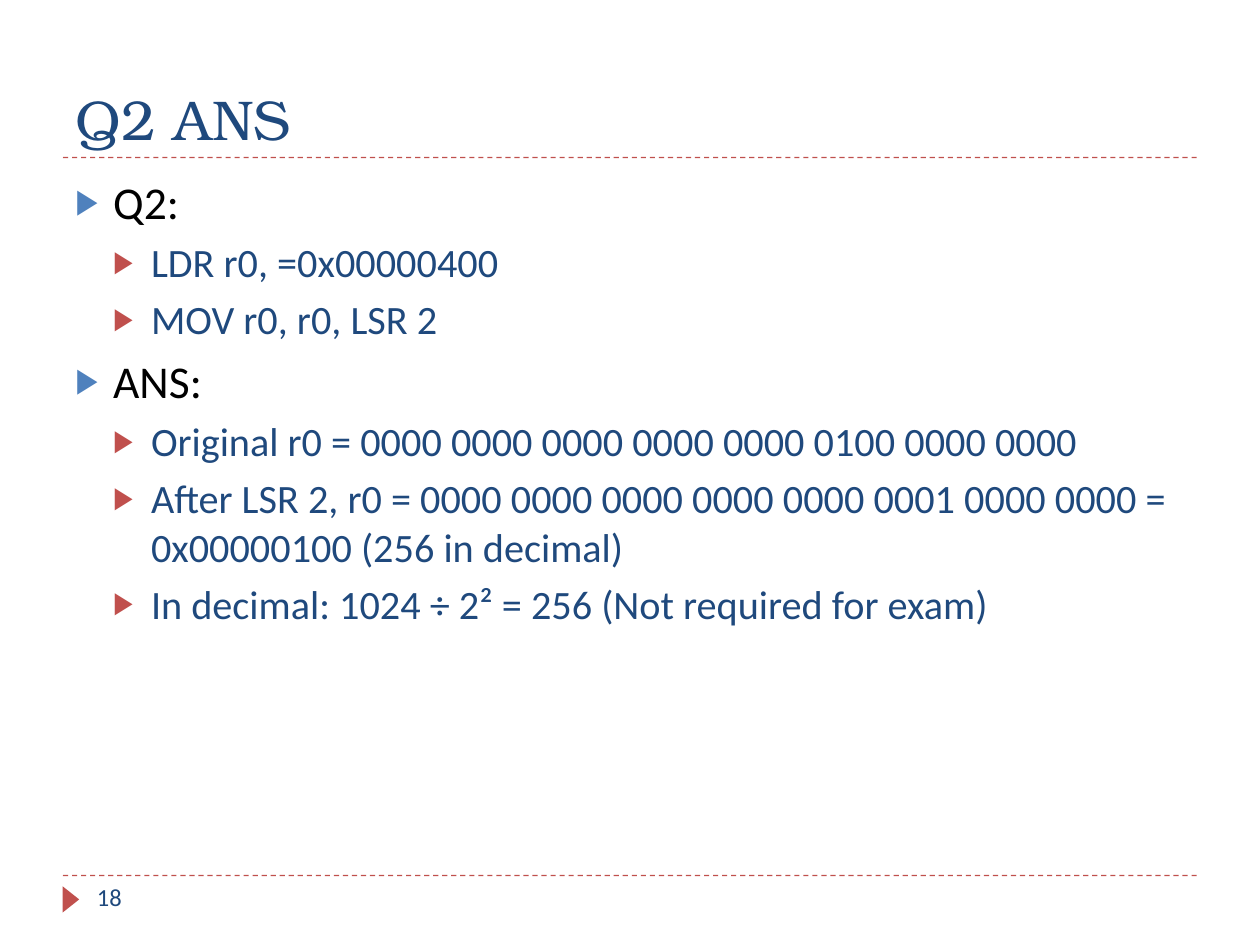
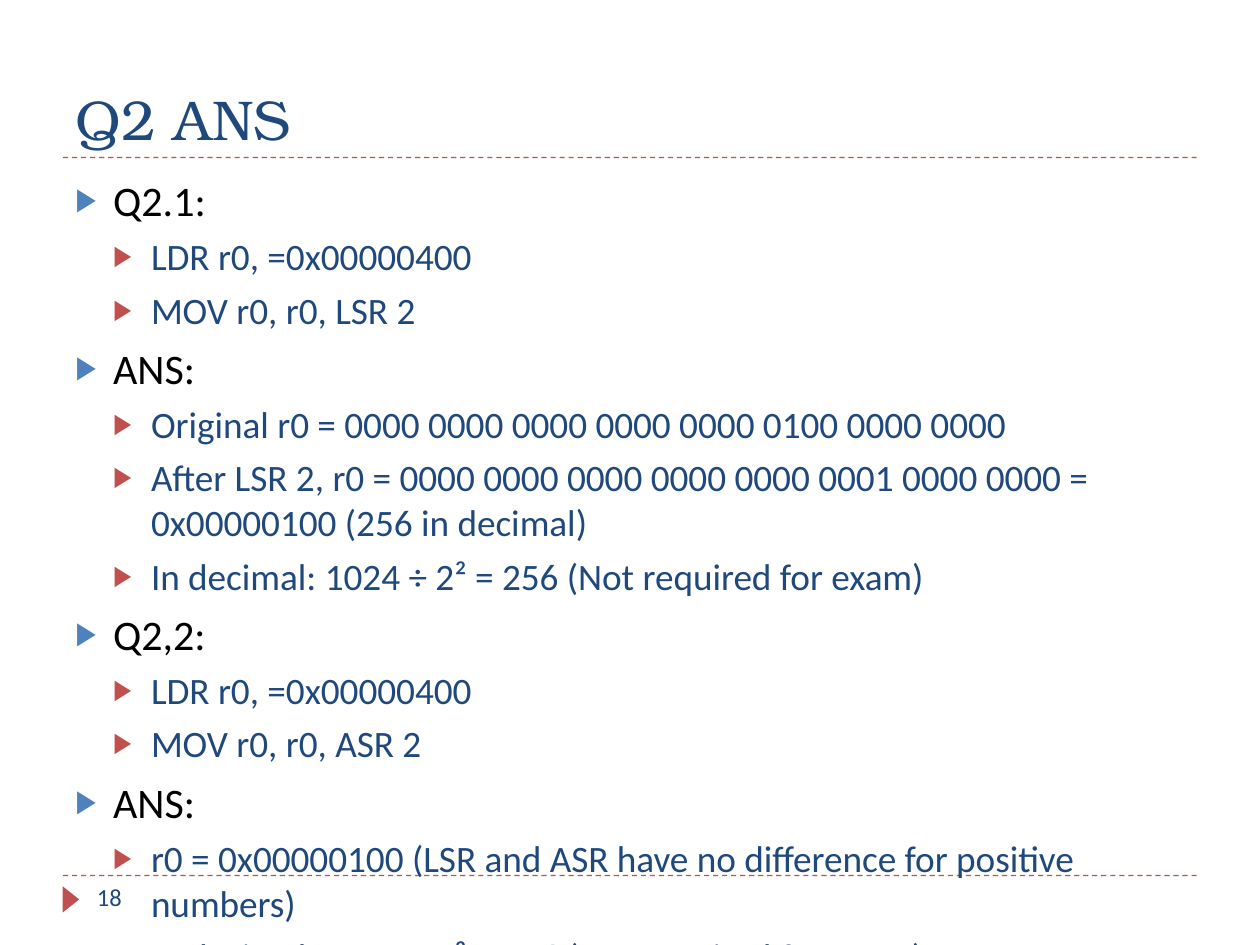
Before and after one commit to guhofstra/CSC111Sp26, a slide deck: slide 18 of PPTs/Ch4_ARM_Arithmetic_Logic_Exercises_ANS.pptx. Drawn at 1260x945 pixels with LibreOffice and Linux fonts; fonts in the diff are those of the drawing. Boxes give left, top, right and bottom in pixels: in the first picture for what was removed or moved away, otherwise in the second. Text is boxed around its words. In the diff, an @@ line names an element or a change of style, - is before the commit and + after.

```diff
--- a/PPTs/Ch4_ARM_Arithmetic_Logic_Exercises_ANS.pptx
+++ b/PPTs/Ch4_ARM_Arithmetic_Logic_Exercises_ANS.pptx
@@ text at [113, 188, 206, 222]: text changed; size 26 to 24.1 pt @@
-▶ Q2:
+▶ Q2.1:
@@ text at [113, 246, 1061, 596]: size 23 to 21.3 pt in "LDR r0, =0x00000400", "MOV r0, r0, LSR 2", "Original r0 = 0000 0000 0000 0000 ...", "After LSR 2, r0 = 0000 0000 ..." and 1 more places; size 26 to 24.1 pt in "ANS:" @@
@@ text at [113, 622, 1074, 878]: paragraphs added @@
+▶ Q2,2:
+  ▶ LDR r0, =0x00000400
+  ▶ MOV r0, r0, ASR 2
+▶ ANS:
+  ▶ r0 = 0x00000100 (LSR and ASR have no difference for positive numbers)
+  ▶ In decimal: 1024 ÷ 2² = 256 (Not required for exam)
```
Also in this commit, not shown: 2 other slides changed, 1 slide removed, 5 other files.
